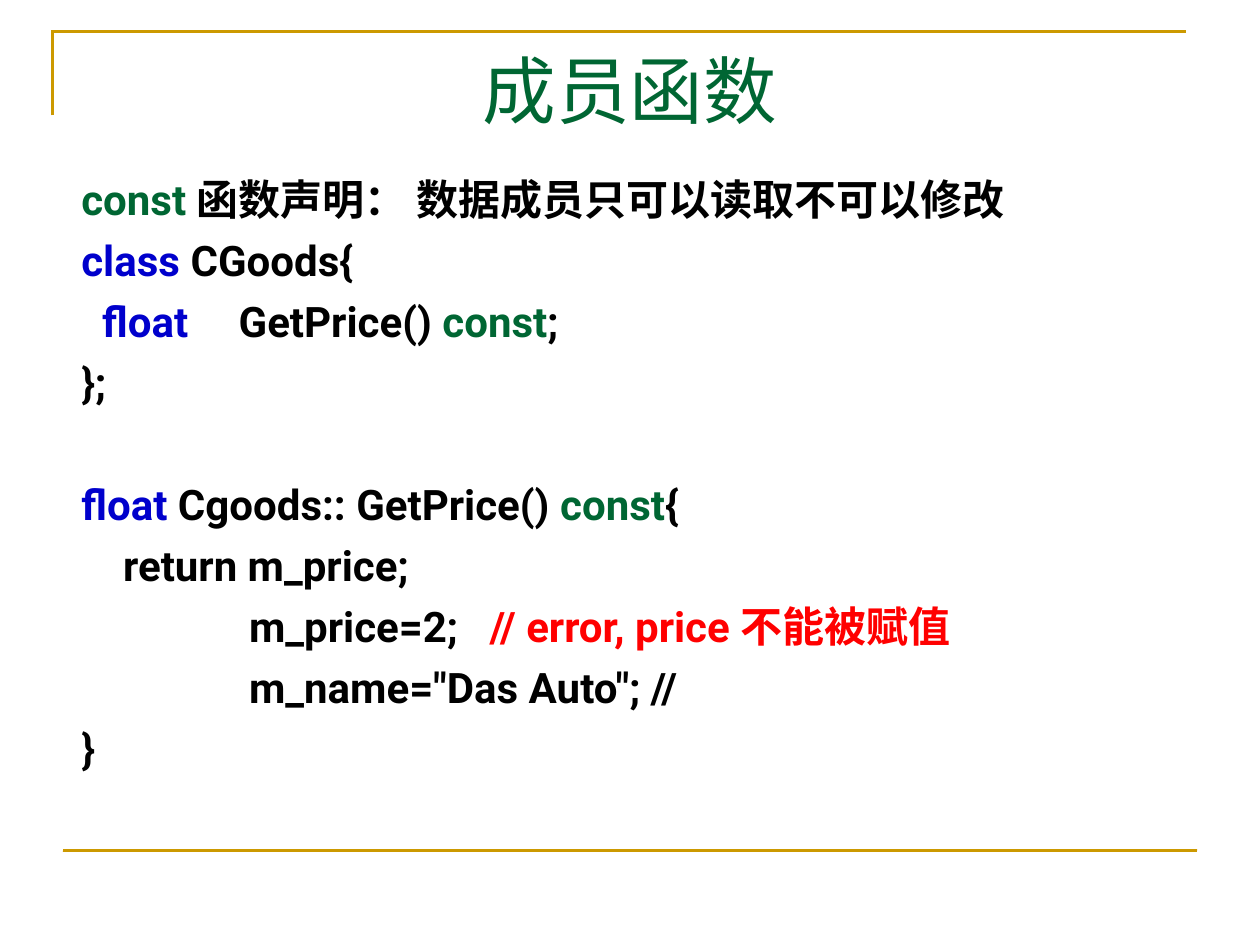
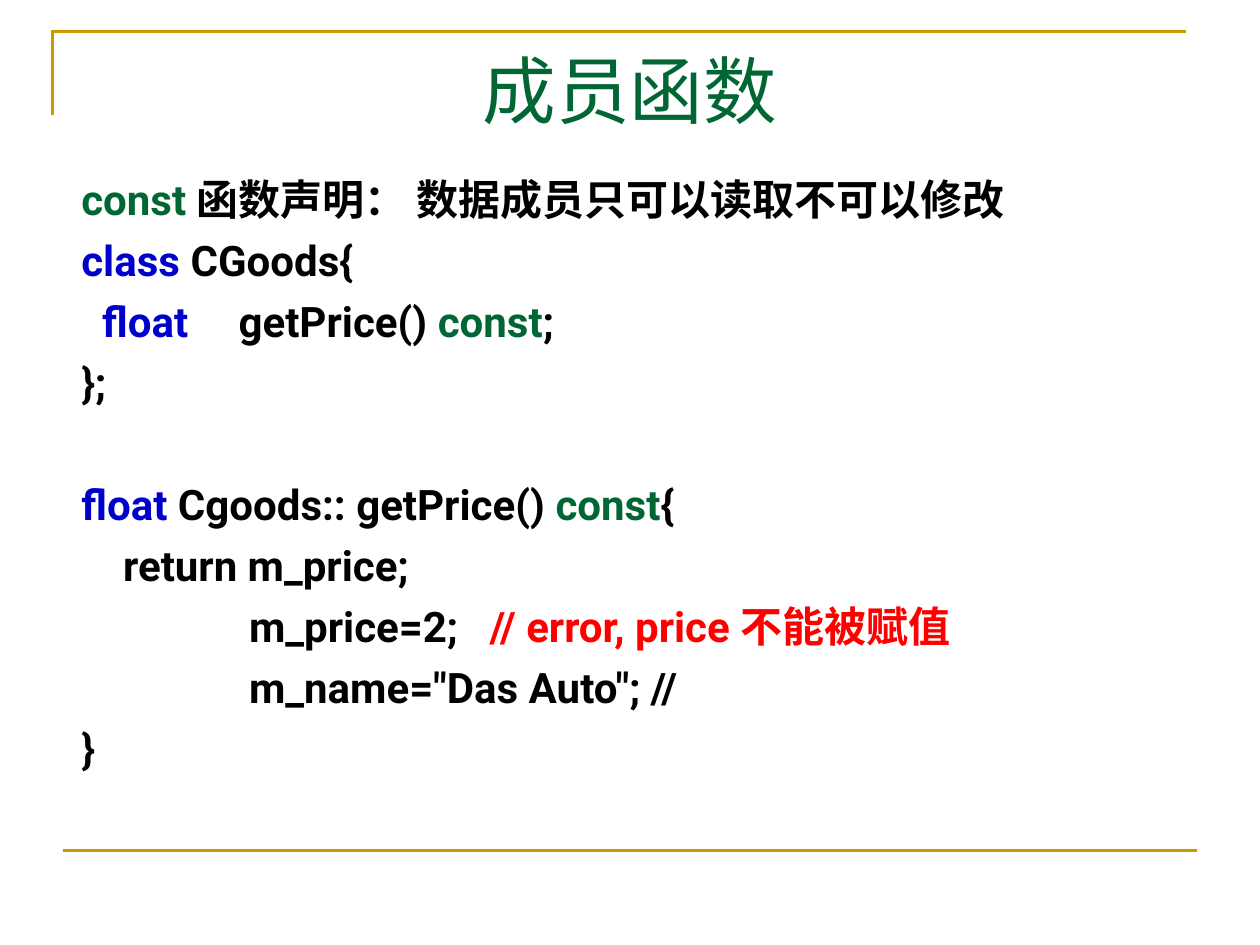
Before and after one commit to Changhe160/Changhe160.github.io, a slide deck: slide 12 of teachingRes/Cplusplus/unit04类与对象.ppt (slide 15 before the commit). Drawn at 1260x945 pixels with LibreOffice and Linux fonts; fonts in the diff are those of the drawing. Boxes give left, top, right and bottom in pixels: in the first picture for what was removed or moved away, otherwise in the second. Text is boxed around its words. In the diff, an @@ line names an element or a change of style, - is before the commit and + after.

```diff
--- a/teachingRes/Cplusplus/unit04类与对象.ppt
+++ b/teachingRes/Cplusplus/unit04类与对象.ppt
@@ subtitle at [102, 304, 554, 346]: text changed @@
-float GetPrice() const;
+float getPrice() const;
@@ subtitle at [81, 487, 675, 529]: text changed @@
-float Cgoods:: GetPrice() const{
+float Cgoods:: getPrice() const{
```
Also in this commit, not shown: 18 other slides changed, 6 slides removed.
